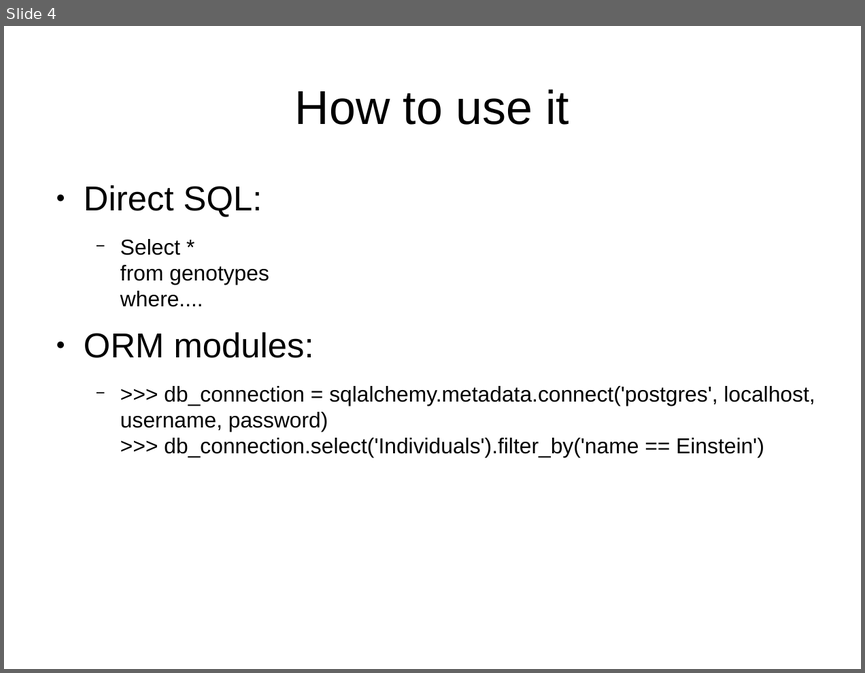
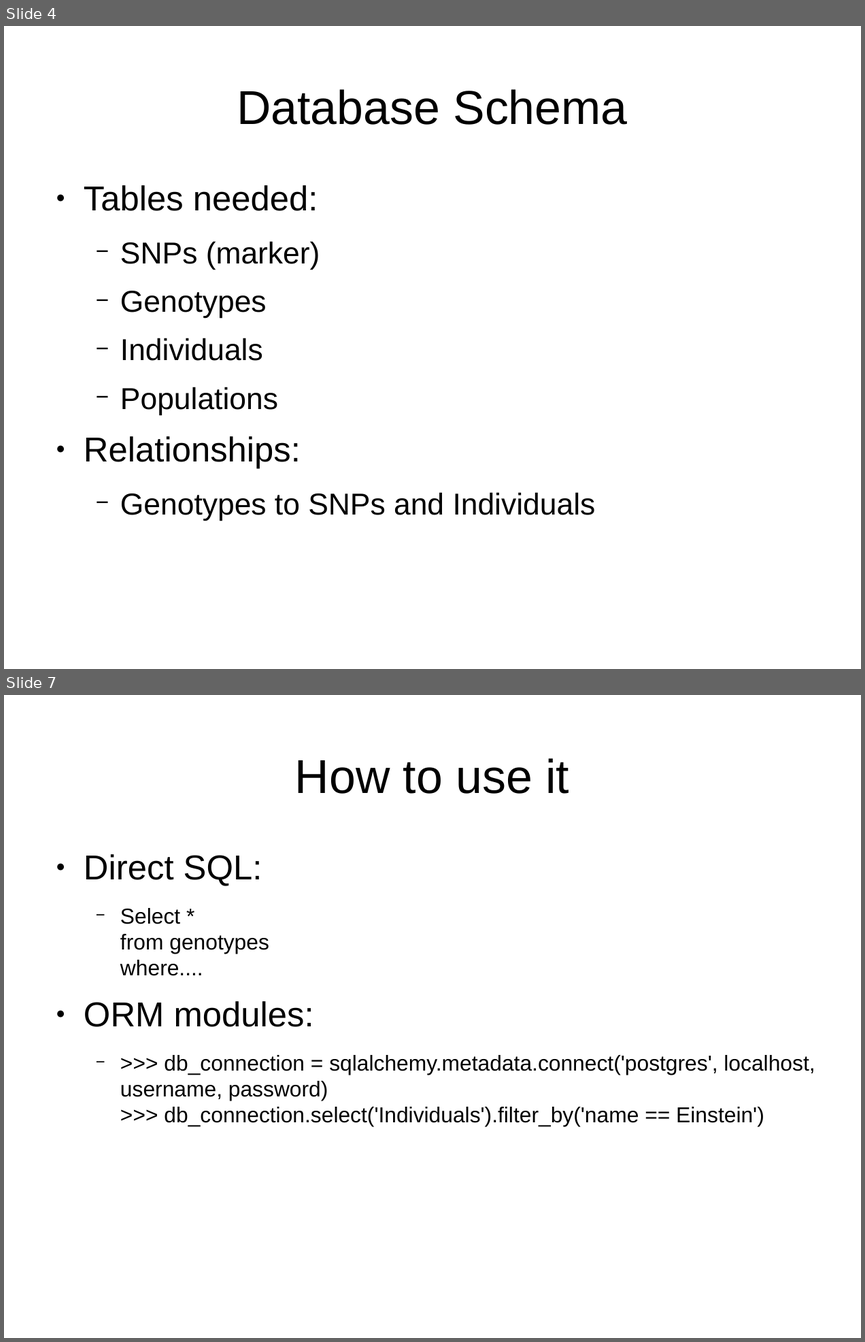
Before and after one commit to dalloliogm/snps-database, a slide deck: HGDP database/docs/Slides/database for hgdp.odp. Shown one above the other, each under a label of ours: slide 4 before the commit, slides 4 and 7 after it; the slides between them are not shown. The pictures are 865x673 and 865x1342 pixels, drawn with LibreOffice and Linux fonts; fonts in the diff are those of the drawing. Boxes give left, top, right and bottom in pixels: in the first picture for what was removed or moved away, otherwise in the second. Text is boxed around its words. In the diff, an @@ line names an element or a change of style, - is before the commit and + after.

```diff
--- a/HGDP database/docs/Slides/database for hgdp.odp
+++ b/HGDP database/docs/Slides/database for hgdp.odp
@@ slide 4 added at bbox=[4, 26, 861, 669], background #FFFFFF @@
@@ title added at bbox=[237, 89, 628, 125], 44 pt, text #000000 @@
+Database Schema
@@ text added at bbox=[84, 185, 596, 520], 28 pt, text #000000 @@
+● Tables needed:
+  − SNPs (marker)
+  − Genotypes
+  − Individuals
+  − Populations
+● Relationships:
+  − Genotypes to SNPs and Individuals
@@ what was slide 4 is now slide 7 @@
```
Also in this commit, not shown: 1 slide changed, 4 other slides added, 2 slides removed, 2 other files.
